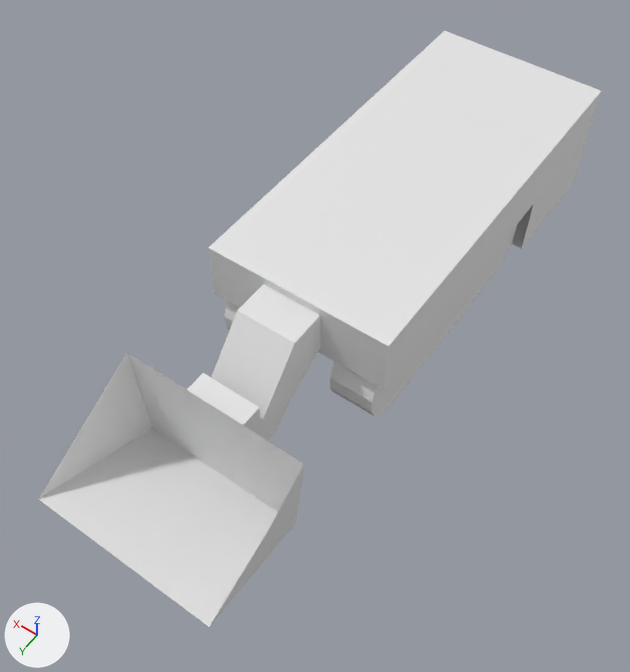
Two versions of the Blender file models/m27.blend, one commit apart.
One viewpoint serves both versions: a 50 mm lens placed at (-1.93, 3.07, 4.6), pointed at (0.03, 0.33, 0.3). Lighting does not change. The marker at lower left points along +X, +Y and +Z.

The scene before the commit, as lines of its bpy script (objects in view):
```python
me_cube_001 = bpy.data.meshes.new('Cube.001')
me_cube_001.from_pydata(...)  # 30 vertices, 24 faces; spans x -1.0..1.0, y -0.97..1.0, z -0.82..1.0
me_cube_005 = bpy.data.meshes.new('Cube.005')
me_cube_005.from_pydata(...)  # 26 vertices, 23 faces; spans x -1.0..1.0, y -1.0..2.84, z -4.39..1.0
me_cube_007 = bpy.data.meshes.new('Cube.007')
me_cube_007.from_pydata(...)  # 13 vertices, 4 faces, 3 loose edges; spans x -2.78..2.67, y -1.0..2.43, z -1.0..1.09
ob_cube = bpy.data.objects.new('Cube', me_cube_001)
ob_cube.location = (0.0, -0.809, 0.471)
ob_cube.scale = (0.618, 1.37, 0.457)
ob_cube_002 = bpy.data.objects.new('Cube.002', me_cube_005)
ob_cube_002.location = (0.019, 0.758, 0.726)
ob_cube_002.scale = (0.197, 0.197, 0.149)
ob_cube_003 = bpy.data.objects.new('Cube.003', me_cube_007)
ob_cube_003.location = (0.021, 1.55, 0.414)
ob_cube_003.scale = (0.23, 0.23, -0.357)
# also in view: 'Cube.001' at (0.0, -0.35, 0.25)
```
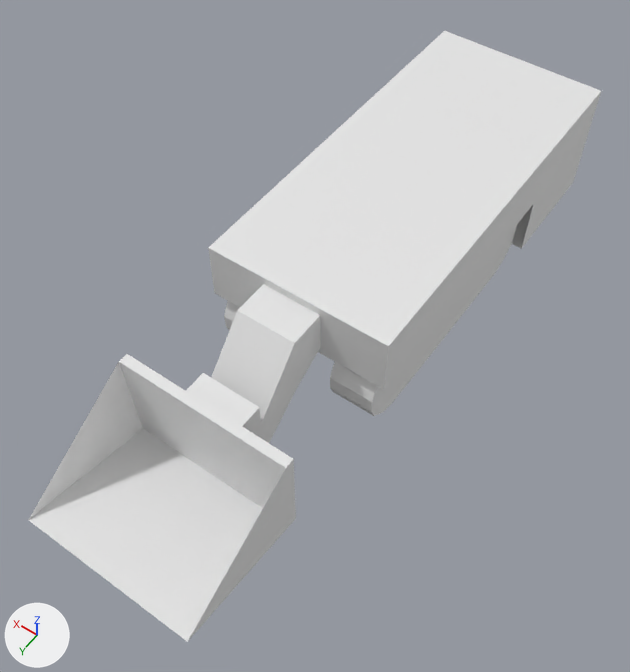
Pixel boxes [x1, y1, x2, y2] of what changed, in the pictures (630 x 672 px):
'Cube.003', reshaped, moved, rescaled: before [39, 352, 304, 627]; after [29, 354, 296, 642]

What changed in the scene script:
```text
Change me_cube_007:
    used by ob_cube_003; location = (0.021, 1.55, 0.414); scale = (0.23, 0.23, -0.357)
    remove me_cube_007.from_pydata(...)  # 13 vertices, 4 faces, 3 loose edges; spans x -2.78..2.67, y -1.0..2.43, z -1.0..1.09
    add me_cube_007.from_pydata(...)  # 10 vertices, 9 faces; spans x -1.0..1.0, y -1.0..0.8, z -1.0..1.0
    me_cube_007 part 1: the whole mesh is rebuilt
Change ob_cube_003:
    ob_cube_003.location: (0.021, 1.55, 0.414) -> (0.021, 1.823, 0.414)
    ob_cube_003.scale: (0.23, 0.23, -0.357) -> (0.57, 0.505, 0.333)
```
